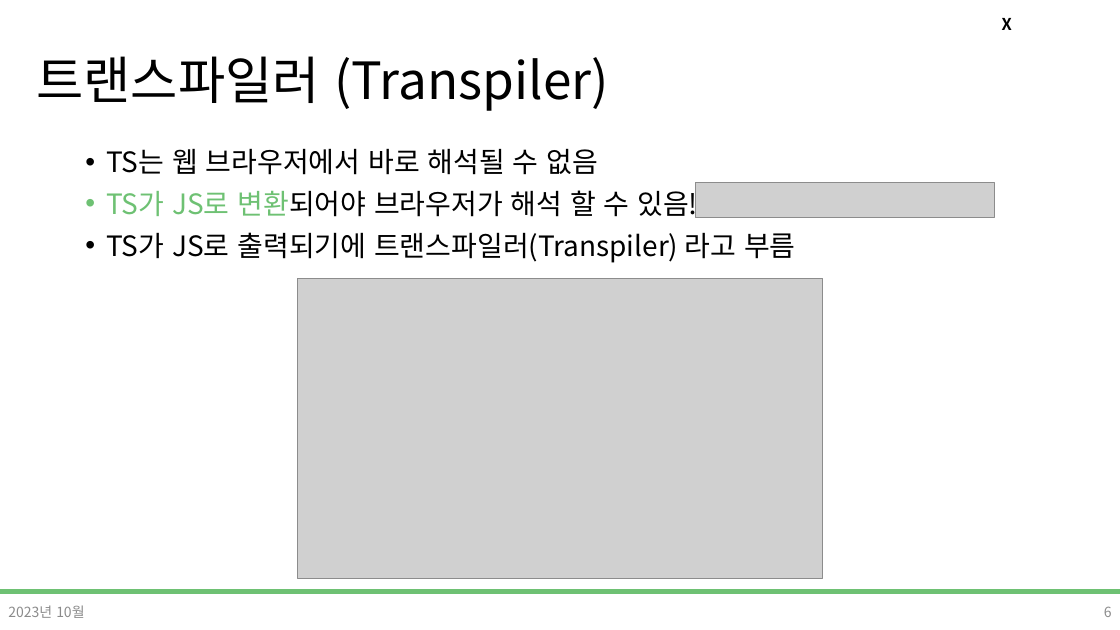
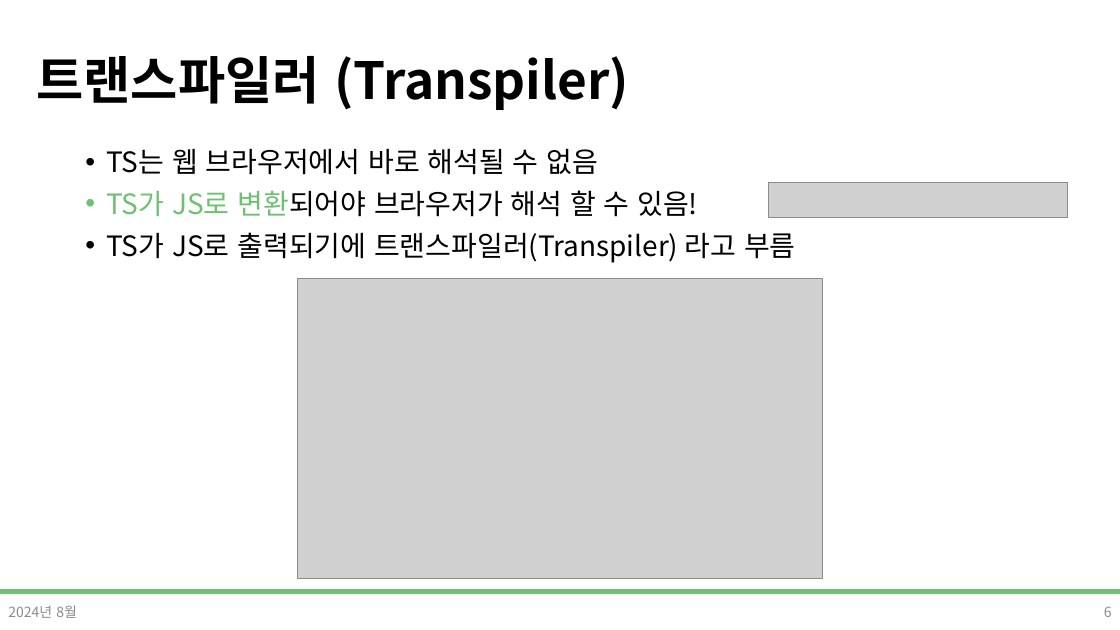
Before and after one commit to DevDamon0527/SeSAC_Yeongdeungpo_Campus_6th, a slide deck: slide 6 of material/[SeSAC_YDP_6] 32_TypeScript.pptx. Drawn at 1120x630 pixels with LibreOffice and Linux fonts; fonts in the diff are those of the drawing; grey boxes stand for pictures; background and template pictures are left out. Boxes give left, top, right and bottom in pixels: in the first picture for what was removed or moved away, otherwise in the second. Text is boxed around its words. In the diff, an @@ line names an element or a change of style, - is before the commit and + after.

```diff
--- a/material/[SeSAC_YDP_6] 32_TypeScript.pptx
+++ b/material/[SeSAC_YDP_6] 32_TypeScript.pptx
@@ title "트랜스파일러 (Transpiler)" at (36, 56, 629, 110): bold on @@
@@ text removed at (1002, 18, 1012, 30) @@
-X
@@ picture: place and size @@
-picture at (696, 182, 995, 218)
+picture at (769, 182, 1068, 218)
@@ text at (8, 605, 77, 618): text changed @@
-2023년 10월
+2024년 8월
```
Also in this commit, not shown: 36 other slides changed.
